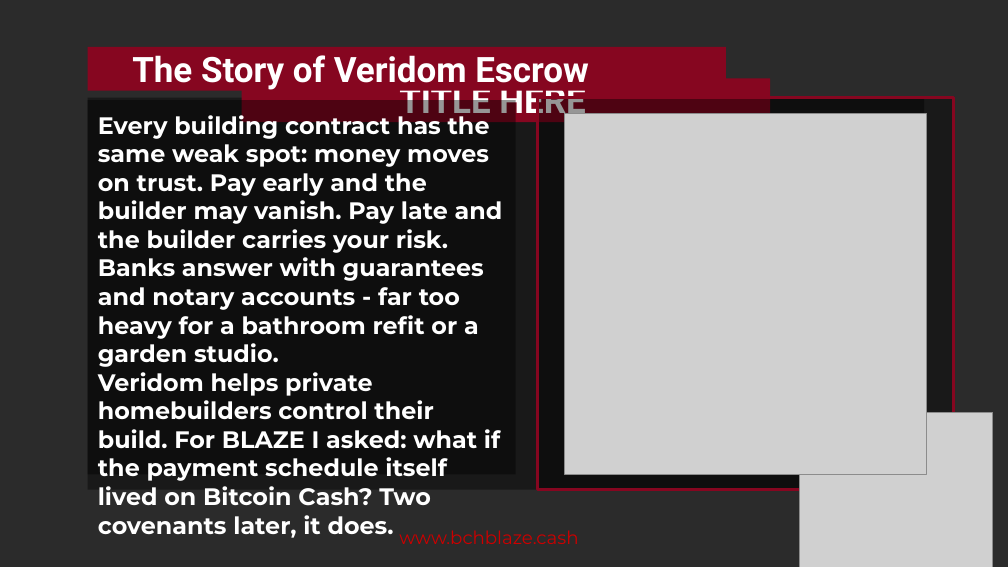
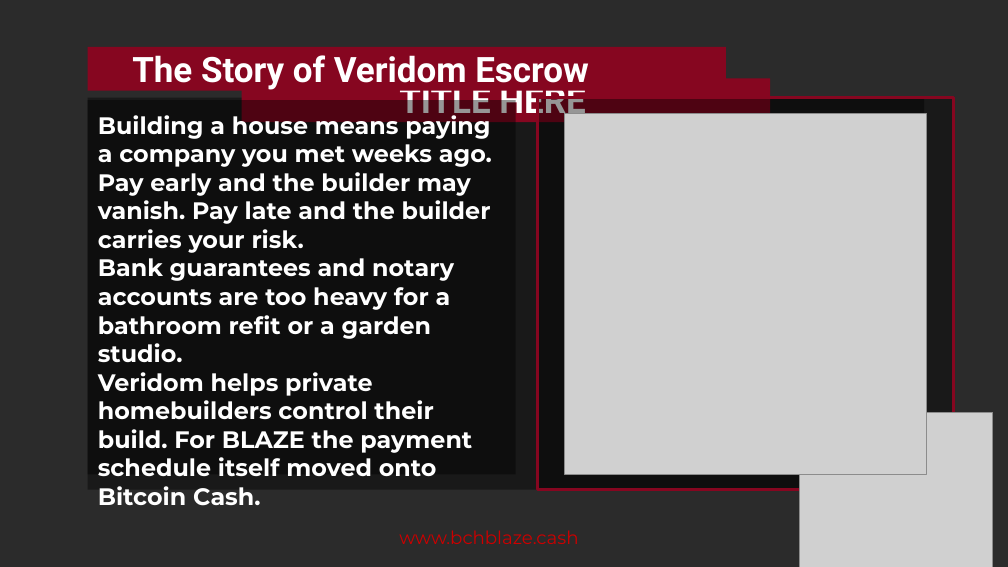
Before and after one commit to khrisdidukh/veridom-bch, a slide deck: slide 3 of deck/veridom-escrow-deck.pptx. Drawn at 1008x567 pixels with LibreOffice and Linux fonts; fonts in the diff are those of the drawing; grey boxes stand for pictures; background and template pictures are left out; a plain dark background stands for a picture behind light text. Boxes give left, top, right and bottom in pixels: in the first picture for what was removed or moved away, otherwise in the second. Text is boxed around its words. In the diff, an @@ line names an element or a change of style, - is before the commit and + after.

```diff
--- a/deck/veridom-escrow-deck.pptx
+++ b/deck/veridom-escrow-deck.pptx
@@ text in rectangle at [98, 111, 492, 476]: text changed @@
-Every building contract has the same weak spot: money moves on trust. Pay early and the builder may vanish. Pay late and the builder carries your risk.
-Banks answer with guarantees and notary accounts - far too heavy for a bathroom refit or a garden studio.
-Veridom helps private homebuilders control their build. For BLAZE I asked: what if the payment schedule itself lived on Bitcoin Cash? Two covenants later, it does.
+Building a house means paying a company you met weeks ago. Pay early and the builder may vanish. Pay late and the builder carries your risk.
+Bank guarantees and notary accounts are too heavy for a bathroom refit or a garden studio.
+Veridom helps private homebuilders control their build. For BLAZE the payment schedule itself moved onto Bitcoin Cash.
```
Also in this commit, not shown: 3 other slides changed, 18 other files.
